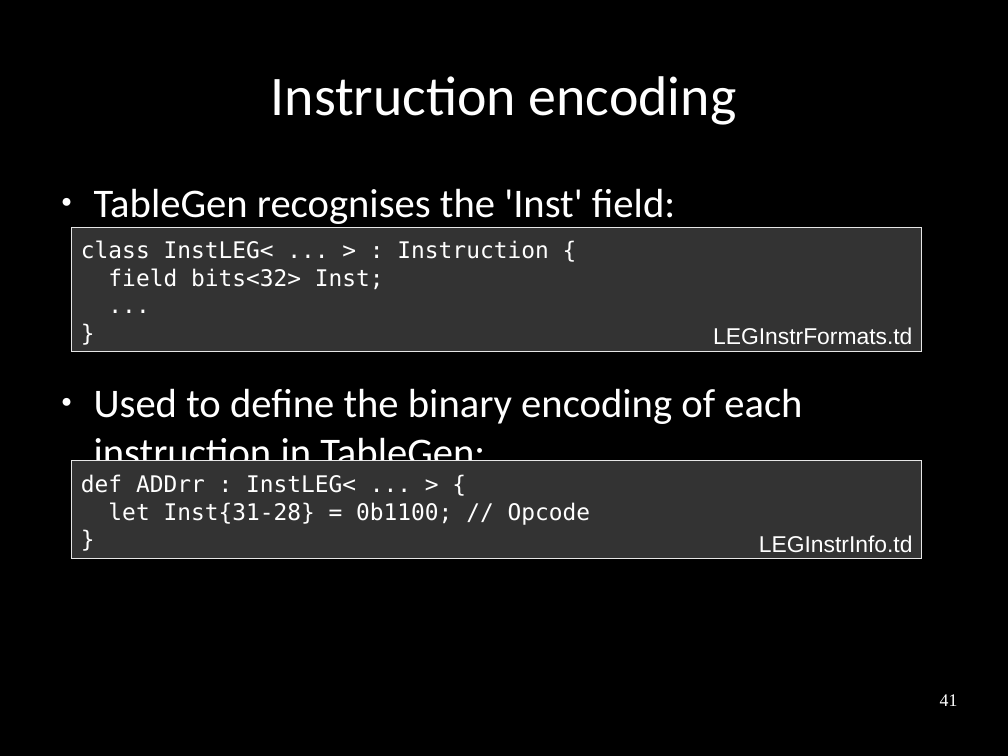
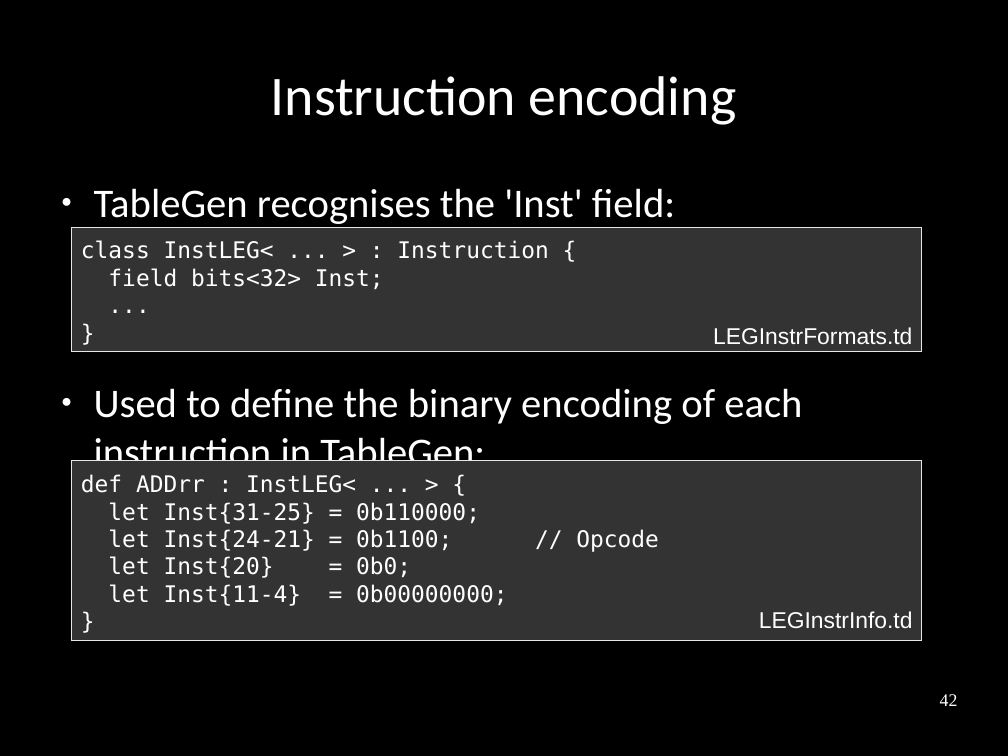
Before and after one commit to frasercrmck/llvm-leg, a slide deck: slide 42 of docs/Codeplay/Slides.odp (slide 41 before the commit). Drawn at 1008x756 pixels with LibreOffice and Linux fonts; fonts in the diff are those of the drawing. Boxes give left, top, right and bottom in pixels: in the first picture for what was removed or moved away, otherwise in the second. Text is boxed around its words. In the diff, an @@ line names an element or a change of style, - is before the commit and + after.

Commit message:
Instruction encoding example.

```diff
--- a/docs/Codeplay/Slides.odp
+++ b/docs/Codeplay/Slides.odp
@@ rectangle "def ADDrr : InstLEG< ... ...": place and size @@
-rectangle "def ADDrr : InstLEG< ... ..." at bbox=[72, 461, 922, 559]
+rectangle "def ADDrr : InstLEG< ... ..." at bbox=[72, 461, 922, 641]
@@ text in rectangle at bbox=[108, 502, 507, 606]: text changed @@
-let Inst{31-28} = 0b1100; // Opcode
+let Inst{31-25} = 0b110000;
+let Inst{24-21} = 0b1100; // Opcode
+let Inst{20} = 0b0;
+let Inst{11-4} = 0b00000000;
@@ text "LEGInstrInfo.td": place and size @@
-text "LEGInstrInfo.td" at bbox=[759, 535, 913, 552]
+text "LEGInstrInfo.td" at bbox=[759, 611, 913, 628]
@@ page number at bbox=[940, 694, 958, 706]: text changed @@
-41
+42
```
Also in this commit, not shown: 1 other slide changed, 1 slide added.
